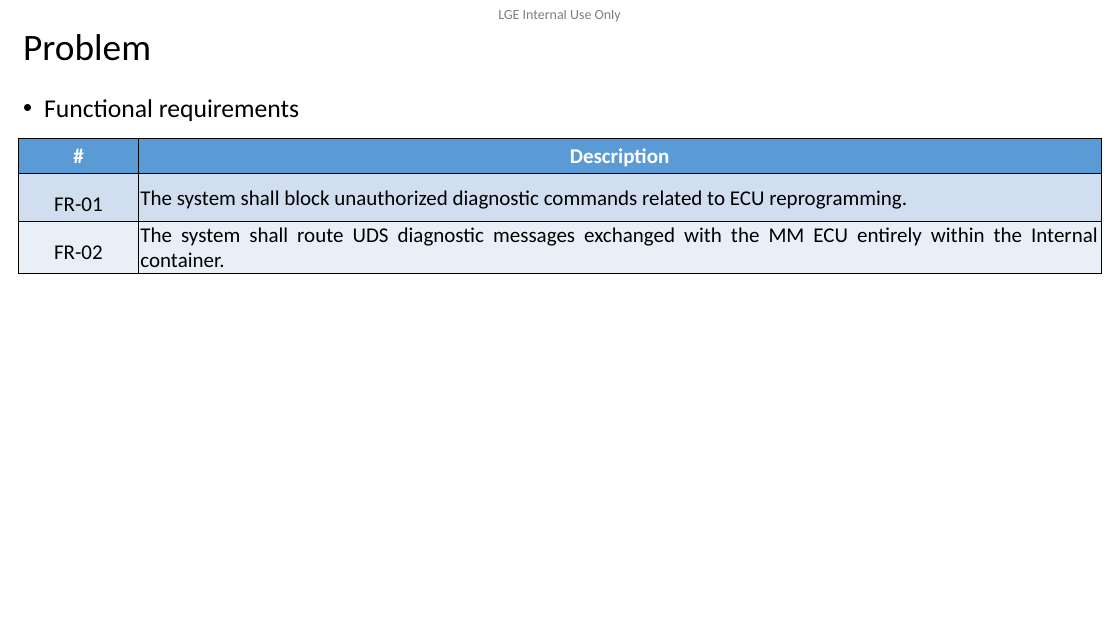
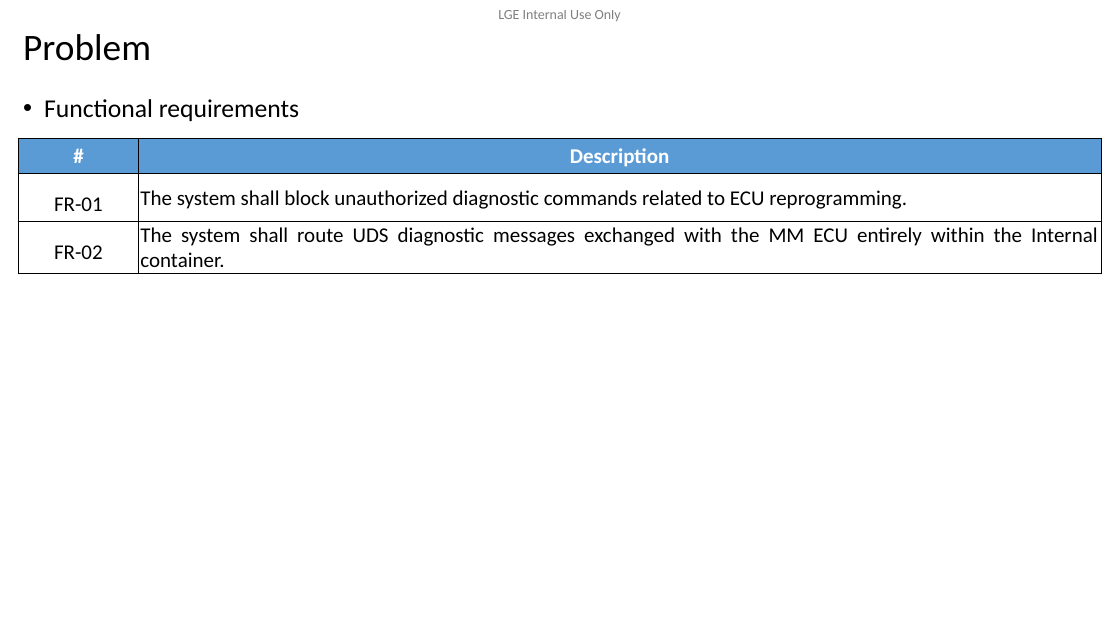
Before and after one commit to btqt/fe, a slide deck: slide 6 of design/FE_phi.vu_Design of Secure Remote Diag on Container Separation Architecture_final.pptx. Drawn at 1120x630 pixels with LibreOffice and Linux fonts; fonts in the diff are those of the drawing; background and template pictures are left out. Boxes give left, top, right and bottom in pixels: in the first picture for what was removed or moved away, otherwise in the second. Text is boxed around its words. In the diff, an @@ line names an element or a change of style, - is before the commit and + after.

```diff
--- a/design/FE_phi.vu_Design of Secure Remote Diag on Container Separation Architecture_final.pptx
+++ b/design/FE_phi.vu_Design of Secure Remote Diag on Container Separation Architecture_final.pptx
@@ table at box(18, 139, 1102, 278) @@
@@ fill #D2DEEF to none in row 2 @@
@@ fill #EAEFF7 to none in row 3 @@
```
Also in this commit, not shown: 4 other slides changed, 1 other file.
